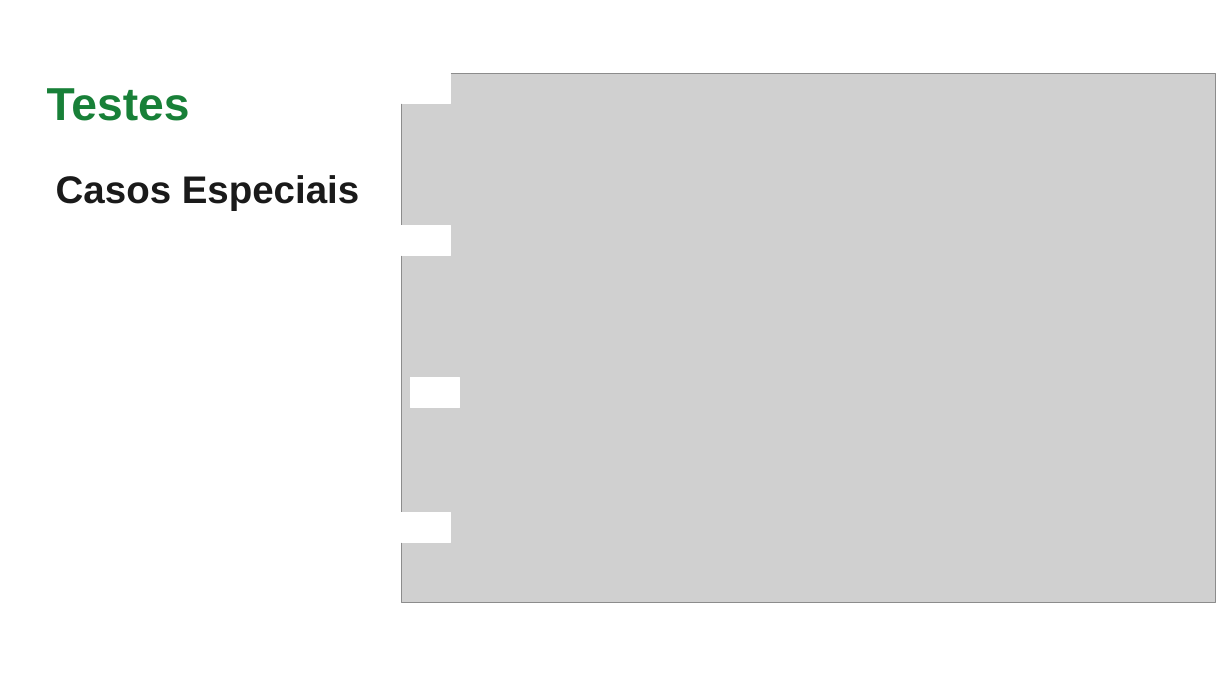
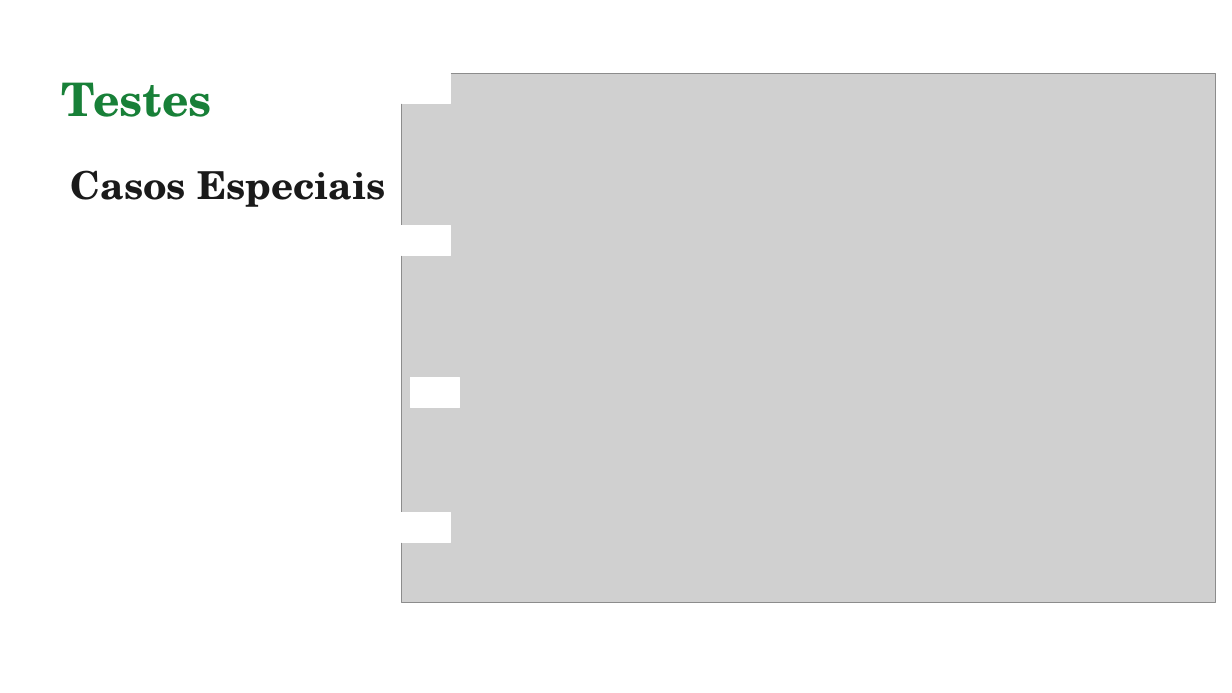
Before and after one commit to Alice678-afk/SO-Trabalho1, a slide deck: slide 20 of entrega/TrabalhoPratico1.pptx. Drawn at 1232x693 pixels with LibreOffice and Linux fonts; fonts in the diff are those of the drawing; grey boxes stand for pictures. Boxes give left, top, right and bottom in pixels: in the first picture for what was removed or moved away, otherwise in the second. Text is boxed around its words. In the diff, an @@ line names an element or a change of style, - is before the commit and + after.

Commit message:
Adicionar testes nos slides

```diff
--- a/entrega/TrabalhoPratico1.pptx
+++ b/entrega/TrabalhoPratico1.pptx
@@ text "Testes": place and size @@
-text "Testes" at bbox=[47, 88, 190, 121]
+text "Testes" at bbox=[62, 82, 212, 117]
@@ text "Testes" at bbox=[62, 82, 212, 117]: font Arial to TeX Gyre Schola @@
@@ text "Casos Especiais": place and size @@
-text "Casos Especiais" at bbox=[56, 175, 359, 210]
+text "Casos Especiais" at bbox=[71, 170, 386, 207]
@@ text "Casos Especiais" at bbox=[71, 170, 386, 207]: font Arial to TeX Gyre Schola @@
```
Also in this commit, not shown: 23 other slides changed, 5 slides added, 1 slide removed, 2 other files.
